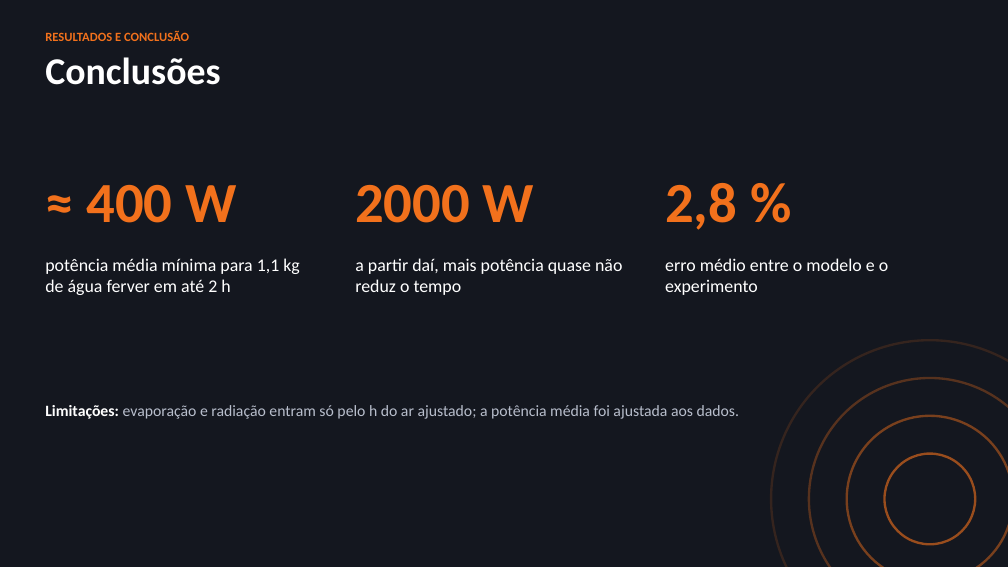
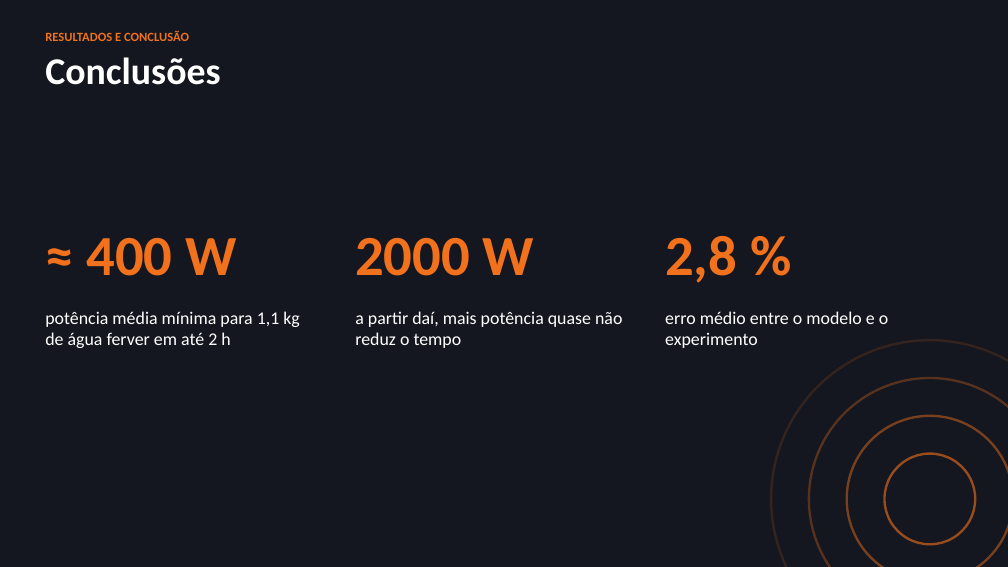
Before and after one commit to antoniosdsdias/modsim2, a slide deck: slide 8 of Apresentacao_Projeto2_Grupo10.pptx. Drawn at 1008x567 pixels with LibreOffice and Linux fonts; fonts in the diff are those of the drawing. Boxes give left, top, right and bottom in pixels: in the first picture for what was removed or moved away, otherwise in the second. Text is boxed around its words. In the diff, an @@ line names an element or a change of style, - is before the commit and + after.

```diff
--- a/Apresentacao_Projeto2_Grupo10.pptx
+++ b/Apresentacao_Projeto2_Grupo10.pptx
@@ 6 texts: place and size @@
-6 texts at [45, 183, 888, 295]
+6 texts at [45, 236, 888, 348]
@@ text removed at [45, 405, 739, 419] @@
-Limitações: evaporação e radiação entram só pelo h do ar ajustado; a potência média foi ajustada aos dados.
```
Also in this commit, not shown: 5 other slides changed.
